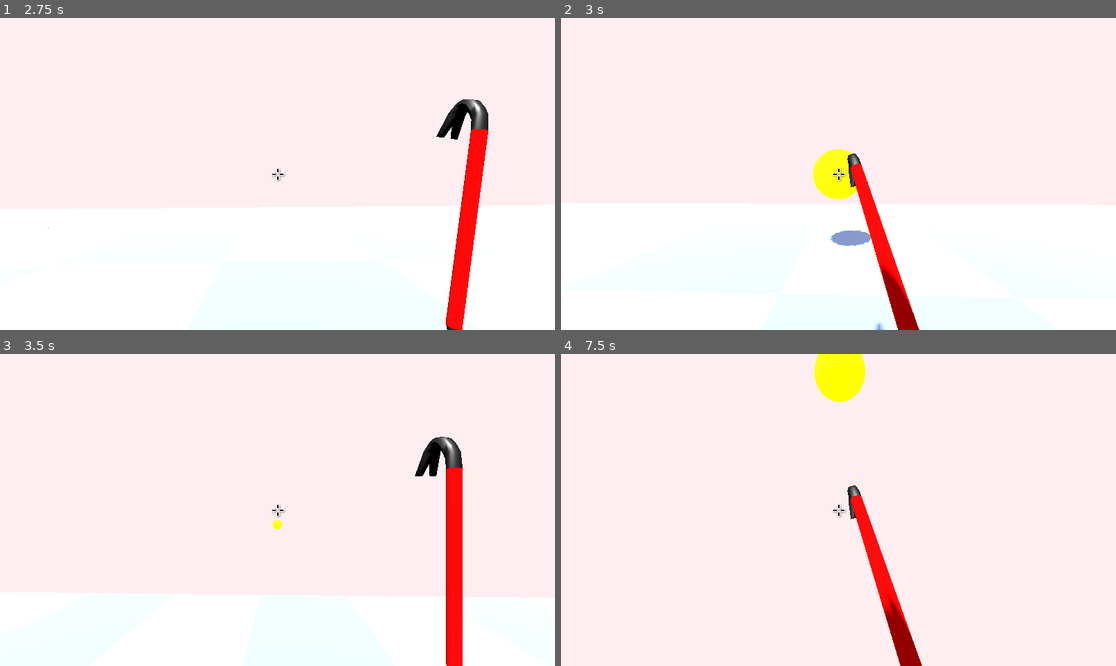
Above: before the commit, frames 1-4 (two rows, left to right).
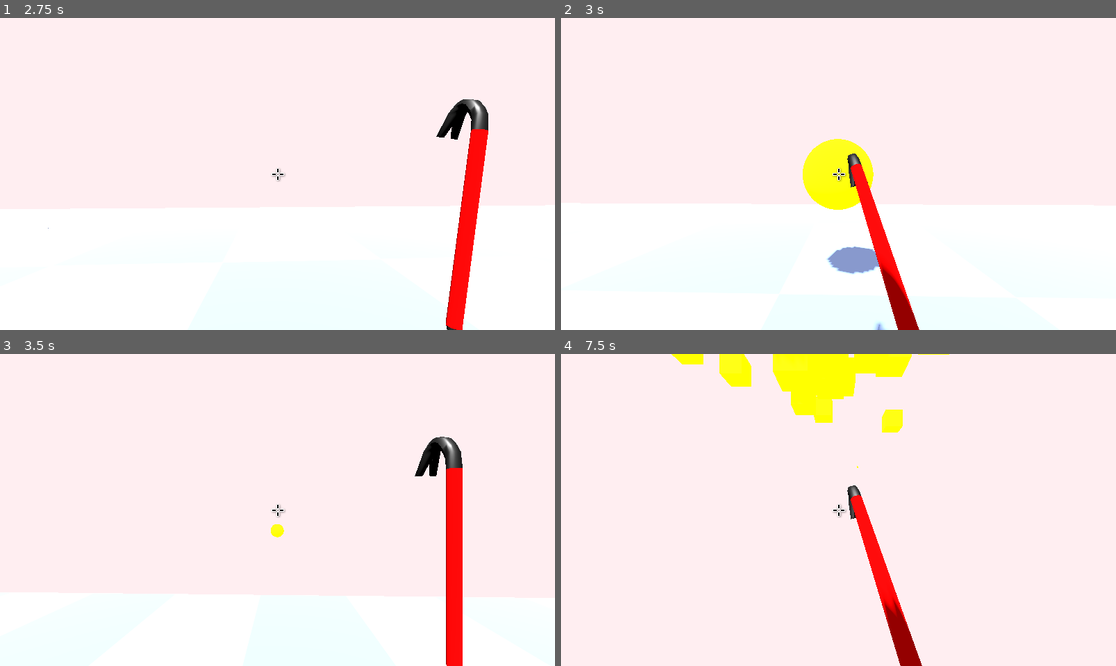
Above: after the commit, the same moments.

Repository: matousposp08/APCompSciGame
Game: Godot game, scene res://scenes/world.tscn
Same seed, same stepped clock (60 frames per second), same inputs: the game is played once before the commit and once after it.
Inputs (mouse positions are in pixels of both pictures, inside the frame that each line leads up to):
- Up to frame 1 (2.75 s): move the mouse to (305, 174) at 0.52 s; hold W (move_forward) from 0.53 s (still down); tap F (build) at 0.6, 1.35, 2.3 s; tap Space (move_jump) at 0.77, 1.52 s; move the mouse to (249, 174) at 1.27 s; move the mouse to (288, 167) at 2.02 s; press the mouse at (288, 167) at 2.03 s
- Up to frame 2 (3 s): keep holding W (move_forward); move the mouse to (832, 180) at 2.77 s; release the mouse at (832, 180) at 2.78 s; tap E (magic) at 2.85 s
- Up to frame 3 (3.5 s): keep holding W (move_forward); tap Space (move_jump) at 3.02 s; tap F (build) at 3.05 s
- Up to frame 4 (7.5 s): move the mouse to (877, 513) at 3.52 s; hold C (move_crouch) 3.53-4.28 s; tap Space (move_jump) at 3.77, 4.52, 6.02, 6.77 s; tap F (build) at 3.8, 4.55, 5.1, 5.85, 6.8 s; move the mouse to (794, 506) at 4.27 s; tap Shift (move_sprint) at 4.35 s; move the mouse to (844, 510) at 5.02 s; move the mouse to (816, 503) at 5.77 s; release W (move_forward) at 5.78 s; hold D (move_right) 5.78-6.53 s; tap Enter at 6.5 s; move the mouse to (866, 510) at 6.52 s; press the mouse at (866, 510) at 6.53 s; hold W (move_forward) from 6.53 s (still down); move the mouse to (810, 510) at 7.27 s; release the mouse at (810, 510) at 7.28 s; tap E (magic) at 7.35 s

Frame 1 is identical in both runs. In frame 2, 2.0% of the frame differs, in the area x 43-58%, y 38-83%; in frame 3, less than 0.1%; in frame 4, 3.3%, in the area x 19-70%, y 0-92%.

Commit message:
implemeneted fireball physics

Diff:
--- a/scenes/player/fireball.tscn
+++ b/scenes/player/fireball.tscn
@@ -8,7 +8,33 @@
 albedo_color = Color(1, 0.462745, 0, 1)
 emission_enabled = true
 emission = Color(1, 0.52549, 0, 1)
-emission_energy_multiplier = 13.13
+emission_energy_multiplier = 5.0
+
+[sub_resource type="StandardMaterial3D" id="StandardMaterial3D_ajjge"]
+albedo_color = Color(1, 0.835294, 0, 1)
+emission_enabled = true
+emission = Color(1, 0.360784, 0, 1)
+emission_energy_multiplier = 22.6
+
+[sub_resource type="ParticleProcessMaterial" id="ParticleProcessMaterial_jih0p"]
+emission_shape_offset = Vector3(2.08165e-12, 2.08165e-12, 2.08165e-12)
+inherit_velocity_ratio = 0.229
+direction = Vector3(2.08165e-12, 1, 2.08165e-12)
+spread = 78.614
+initial_velocity_min = 3.2
+initial_velocity_max = 45.36
+gravity = Vector3(2.08165e-12, -9.8, 2.08165e-12)
+turbulence_noise_strength = 8.19
+turbulence_noise_speed_random = 2.97
+turbulence_influence_min = 0.05
+turbulence_initial_displacement_min = -4.5
+turbulence_initial_displacement_max = 3.3
+
+[sub_resource type="BoxMesh" id="BoxMesh_8v5hu"]
+size = Vector3(0.5, 0.5, 0.5)
+
+[sub_resource type="SphereShape3D" id="SphereShape3D_oyfa0"]
+radius = 2.369
 
 [node name="fireball" type="Node3D"]
 script = ExtResource("1_odneo")
@@ -16,3 +42,22 @@
 [node name="MeshInstance3D" type="MeshInstance3D" parent="."]
 mesh = SubResource("SphereMesh_3w83p")
 surface_material_override/0 = SubResource("StandardMaterial3D_rqg4a")
+
+[node name="RayCast3D" type="RayCast3D" parent="."]
+
+[node name="GPUParticles3D" type="GPUParticles3D" parent="."]
+material_override = SubResource("StandardMaterial3D_ajjge")
+emitting = false
+amount = 30
+one_shot = true
+preprocess = 0.03
+explosiveness = 1.0
+collision_base_size = 0.05
+process_material = SubResource("ParticleProcessMaterial_jih0p")
+draw_pass_1 = SubResource("BoxMesh_8v5hu")
+
+[node name="Area3D" type="Area3D" parent="." groups=["fireball"]]
+
+[node name="CollisionShape3D" type="CollisionShape3D" parent="Area3D"]
+shape = SubResource("SphereShape3D_oyfa0")
+disabled = true
--- a/scenes/player/player.gd
+++ b/scenes/player/player.gd
@@ -41,7 +41,7 @@
 	handle_movement_input(delta)
 	update_camera(delta)
 	hit()
-	build()
+	#build()
 	fireball()
 	if Input.is_action_pressed("move_forward"):
 		if not isMoving:
@@ -120,14 +120,21 @@
 
 func build() -> void:
 	if Input.is_action_just_pressed("build"):
-		print("pluh")
 		if BLOCK:
-			print("bluh")
 			var block = BLOCK.instantiate()
 			get_tree().current_scene.add_child(block)
 			block.global_position = self.global_position
-			block.position.x += 5
-			block.position.z += 5
+			print($head.rotation_degrees.y)
+			if $head.rotation_degrees.y < 45 or $head.rotation_degrees.y > 314:
+				block.position.z -= 5
+			elif $head.rotation_degrees.y < 135 or $head.rotation_degrees.y > 44:
+				block.position.x -= 5
+				block.rotation.y =90
+			elif $head.rotation_degrees.y < 225 or $head.rotation_degrees.y > 134:
+				block.position.z += 5
+			elif $head.rotation_degrees.y < 315 or $head.rotation_degrees.y > 224:
+				block.position.x += 5
+				block.rotation.y =90
 
 func move_character(delta: float) -> void:
 	var input_dir: Vector2 = Input.get_vector("move_left", "move_right", "move_forward", "move_backward")
@@ -150,3 +157,7 @@
 		instance.position = $head.global_position
 		instance.transform.basis = $head.global_transform.basis
 		get_parent().add_child(instance)
+
+func _on_area_3d_area_entered(area):
+	if area.is_in_group("fireball"):
+		velocity = 8*(position - area.get_parent().position)
--- a/scenes/player/player.tscn
+++ b/scenes/player/player.tscn
@@ -122,6 +122,8 @@
 [sub_resource type="CapsuleMesh" id="CapsuleMesh_3oyv7"]
 material = SubResource("StandardMaterial3D_3iwsb")
 
+[sub_resource type="CapsuleShape3D" id="CapsuleShape3D_mibgw"]
+
 [node name="player" type="CharacterBody3D"]
 script = ExtResource("1_u1w3t")
 
@@ -159,3 +161,10 @@
 
 [node name="crouch_roof_detect" type="RayCast3D" parent="."]
 target_position = Vector3(0, 1, 0)
+
+[node name="Area3D" type="Area3D" parent="."]
+
+[node name="CollisionShape3D" type="CollisionShape3D" parent="Area3D"]
+shape = SubResource("CapsuleShape3D_mibgw")
+
+[connection signal="area_entered" from="Area3D" to="." method="_on_area_3d_area_entered"]
--- a/scenes/player/vertical_block.gd
+++ b/scenes/player/vertical_block.gd
@@ -1,9 +1,7 @@
 extends StaticBody3D
 # Called when the node enters the scene tree for the first time.
 func _ready():
-	position.x = x
-	position.y = y
-	position.z = z
+	pass
 
 
 
--- a/stuff/scripts/fireball.gd
+++ b/stuff/scripts/fireball.gd
@@ -1,13 +1,21 @@
 extends Node3D
 
-const SPEED = 40
+const SPEED = 30
 
 @onready var mesh = $MeshInstance3D
+@onready var ray = $RayCast3D
+@onready var particles = $GPUParticles3D
 # Called when the node enters the scene tree for the first time.
 func _ready():
-	pass # Replace with function body.
+	$Area3D/CollisionShape3D.disabled = true
 
 
 # Called every frame. 'delta' is the elapsed time since the previous frame.
 func _process(delta):
 	position += transform.basis * Vector3(0,0,-SPEED) * delta
+	if ray.is_colliding():
+		$Area3D/CollisionShape3D.disabled = false
+		mesh.visible = false
+		particles.emitting = true
+		await get_tree().create_timer(1,0).timeout
+		queue_free()
Not shown: 1 places in scenes/player/fireball.tscn that only renumber resources
Not shown: 1 places in scenes/player/player.tscn that only renumber resources
